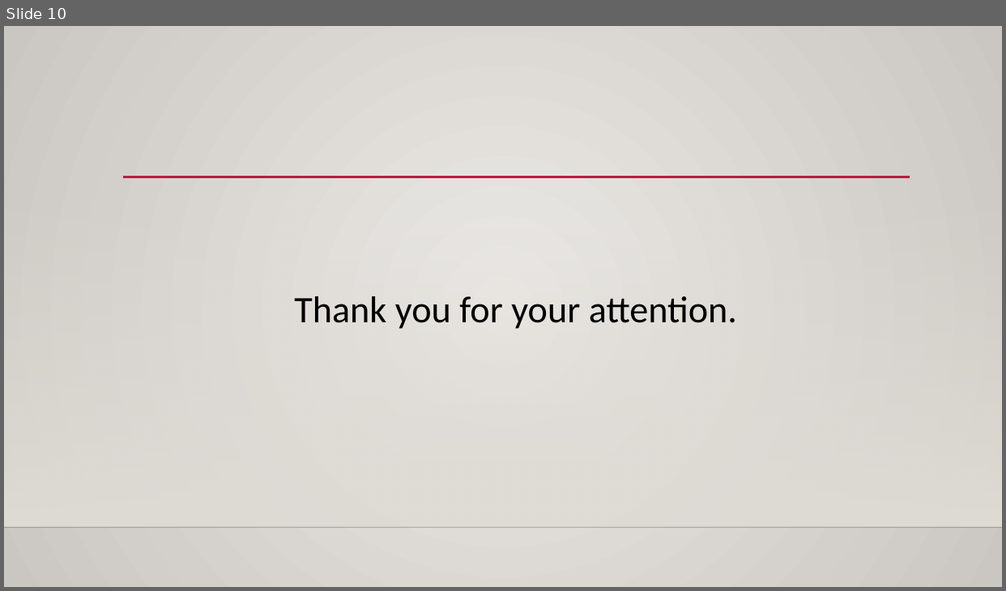
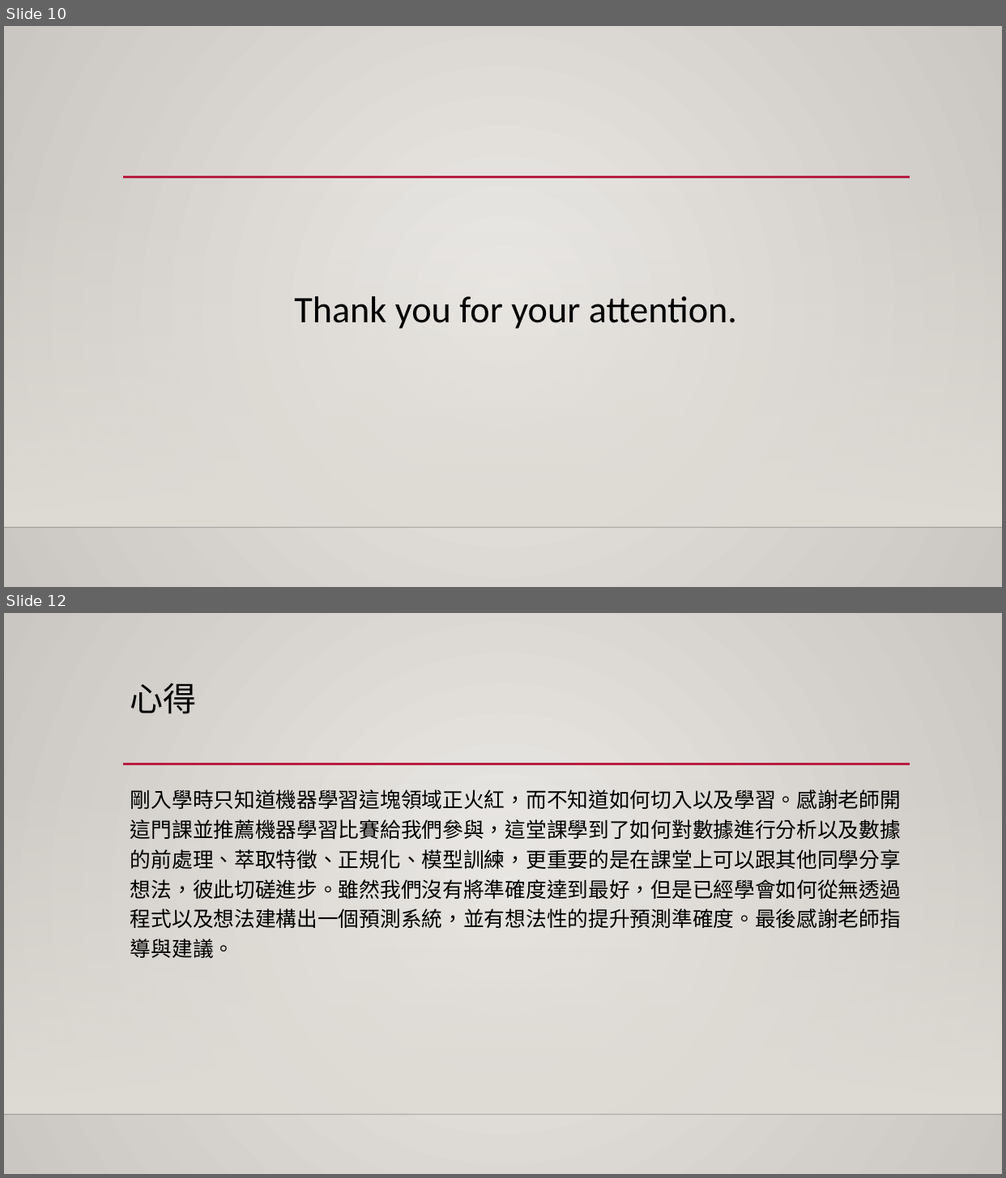
Before and after one commit to tping812/108-NN-homework2, a slide deck: M10715049/M10715049 - KDD期末報告.pptx. Shown one above the other, each under a label of ours: slide 10 before the commit, slides 10 and 12 after it; the slides between them are not shown. The pictures are 1006x591 and 1006x1178 pixels, drawn with LibreOffice and Linux fonts; fonts in the diff are those of the drawing; background and template pictures are left out. Boxes give left, top, right and bottom in pixels: in the first picture for what was removed or moved away, otherwise in the second. Text is boxed around its words. In the diff, an @@ line names an element or a change of style, - is before the commit and + after.

Commit message:
final

```diff
--- a/M10715049/M10715049 - KDD期末報告.pptx
+++ b/M10715049/M10715049 - KDD期末報告.pptx
@@ slide 12 added at [4, 613, 1002, 1174], background gradient #ECEAE7 to #CAC7C1; not listed: 3 template elements that a slide beside it also shows @@
@@ title added at [130, 683, 197, 714], 32 pt, text #000000 @@
+心得
@@ text added at [130, 790, 901, 959], 20 pt, text #000000 @@
+剛入學時只知道機器學習這塊領域正火紅，而不知道如何切入以及學習。感謝老師開這門課並推薦機器學習比賽給我們參與，這堂課學到了如何對數據進行分析以及數據的前處理、萃取特徵、正規化、模型訓練，更重要的是在課堂上可以跟其他同學分享想法，彼此切磋進步。雖然我們沒有將準確度達到最好，但是已經學會如何從無透過程式以及想法建構出一個預測系統，並有想法性的提升預測準確度。最後感謝老師指導與建議。
```
Also in this commit, not shown: 1 other slide added.
